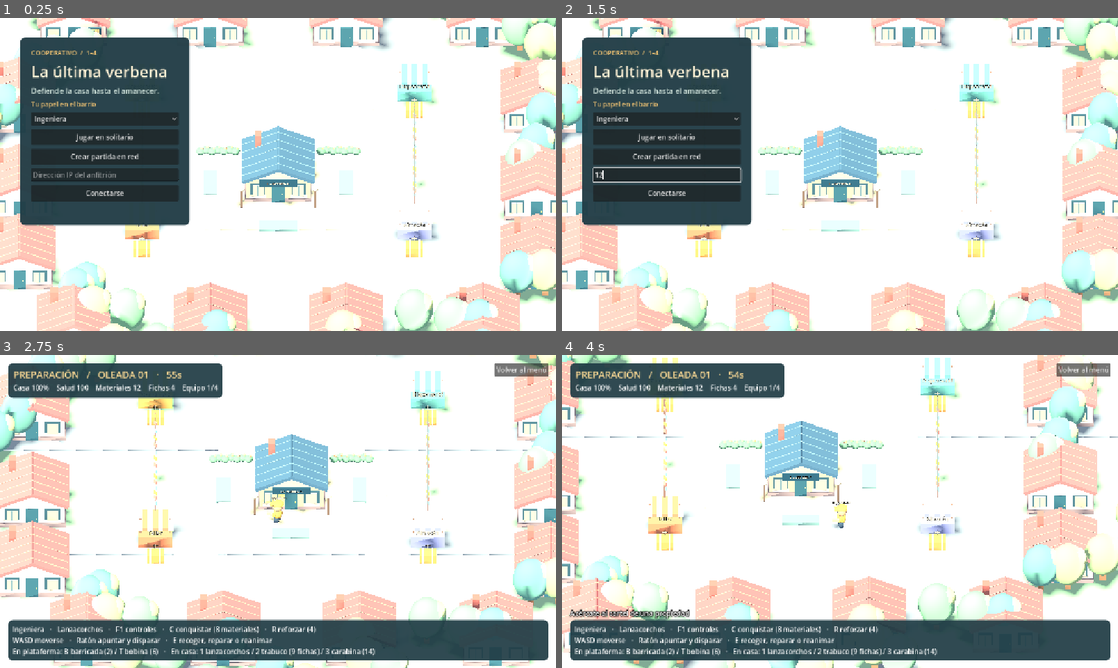
Above: before the commit, frames 1-4 (two rows, left to right).
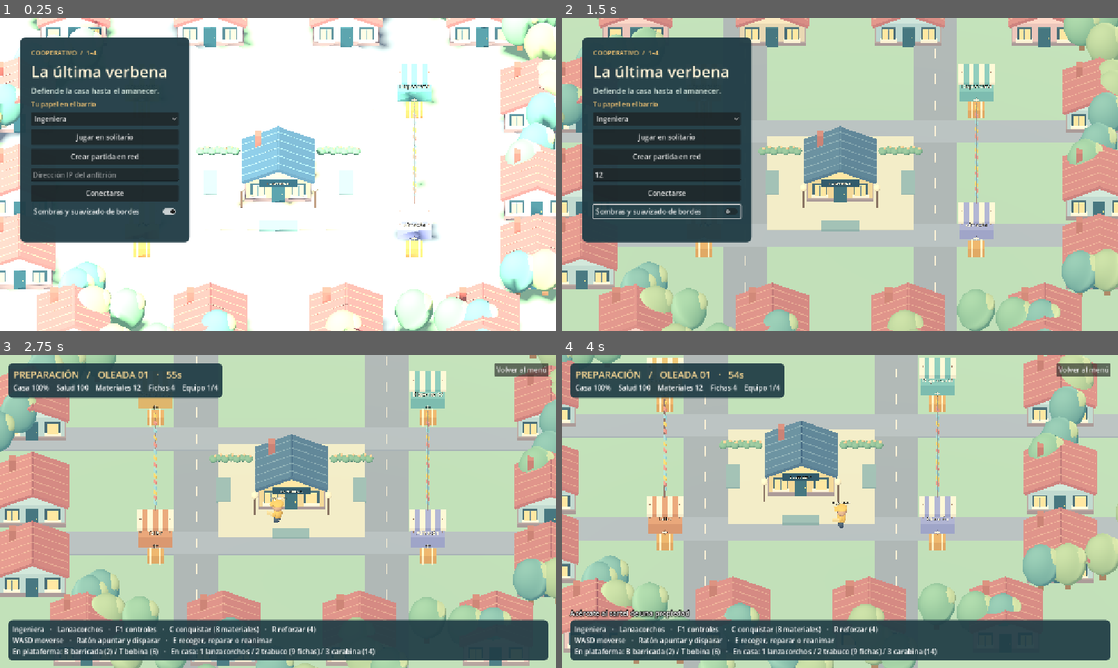
Above: after the commit, the same moments.

Repository: ikkxeer/Survival-Zmb
Game: Godot game, scene res://game/main.tscn
Same seed, same stepped clock (60 frames per second), same inputs: the game is played once before the commit and once after it.
Inputs (mouse positions are in pixels of both pictures, inside the frame that each line leads up to):
- Up to frame 1 (0.25 s): no input
- Up to frame 2 (1.5 s): click (667, 174) at 0.52 s; type "12" at 0.6 s; click (667, 212) at 1.25 s, where only the run after the commit has a clickable "Sombras y suavizado de bordes"
- Up to frame 3 (2.75 s): click "Jugar en solitario" at 2 s
- Up to frame 4 (4 s): tap Enter at 2.75 s; move the mouse to (962, 495) at 2.77 s; hold D 2.78-3.53 s; tap E at 2.85 s; click (962, 495) at 2.92 s; move the mouse to (728, 527) at 3.52 s; hold S from 3.53 s (still down); tap C at 3.6 s

The runs differ from the first frame. In frame 1, 2.0% of the frame differs, in the area x 3-35%, y 60-72%; in frame 2, 82%; in frame 3, 82%, in the area x 0-100%, y 0-100%; in frame 4, 82%.

Commit message:
Permite reducir la carga gráfica y comprueba la conquista del taller

Diff:
--- a/game/interface.gd
+++ b/game/interface.gd
@@ -1,5 +1,6 @@
 extends CanvasLayer
 signal launch(mode:String,role:int,address:String)
+signal graphics_changed(high:bool)
 signal leave
 var menu := PanelContainer.new()
 var role := OptionButton.new()
@@ -61,6 +62,11 @@
 	stack.add_child(address)
 	address.placeholder_text = "Dirección IP del anfitrión"
 	button(stack,"Conectarse",launch_mode.bind("join"))
+	var quality := CheckButton.new()
+	stack.add_child(quality)
+	quality.text = "Sombras y suavizado de bordes"
+	quality.button_pressed = true
+	quality.toggled.connect(func(high): graphics_changed.emit(high))
 	stack.add_child(status)
 	status.autowrap_mode = TextServer.AUTOWRAP_WORD_SMART
 	status.modulate = Color("ffdc91")
--- a/game/main.gd
+++ b/game/main.gd
@@ -70,6 +70,10 @@
 	dusk.color = Color.TRANSPARENT
 	add_child(ui)
 	ui.launch.connect(start)
+	ui.graphics_changed.connect(func(high):
+		art.sun.shadow_enabled = high
+		get_viewport().msaa_3d = Viewport.MSAA_2X if high else Viewport.MSAA_DISABLED
+	)
 	ui.leave.connect(stop.bind(""))
 	multiplayer.peer_disconnected.connect(func(id): sim.players.erase(id))
 	multiplayer.connected_to_server.connect(func(): register.rpc_id(1,chosen))
--- a/tests/match_test.gd
+++ b/tests/match_test.gd
@@ -21,6 +21,10 @@
 	g.act(1,"use")
 	g.act(1,"use")
 	check(g.wood==13 and p.coins==7,"Recogida única")
+	g.act(1,"claim")
+	g.act(1,"claim")
+	check(g.claimed[0] and g.wood==5,"Propiedad conquistada una sola vez")
+	g.core = 72
 	g.players[2].hp = 0
 	g.players[2].p = p.p
 	g.act(1,"use")
@@ -41,6 +45,7 @@
 	g.drive(1,Vector2.ZERO,Vector2.DOWN,true)
 	g.tick(0.016)
 	check(g.phase=="Recuperación" and g.wave==2 and g.shots.size()==3,"Disparo y recompensa de oleada")
+	check(g.core==84,"El taller repara la casa al amanecer")
 	g.tick(11)
 	check(g.phase=="Preparación" and g.caches[0],"Inicio del siguiente día")
 	g.core = 0
